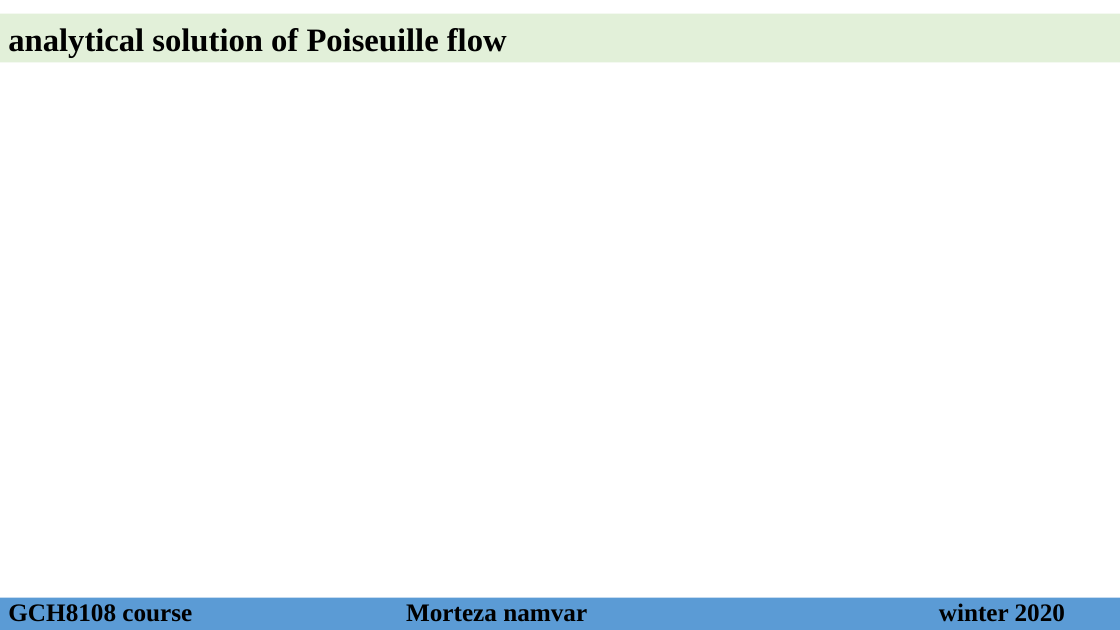
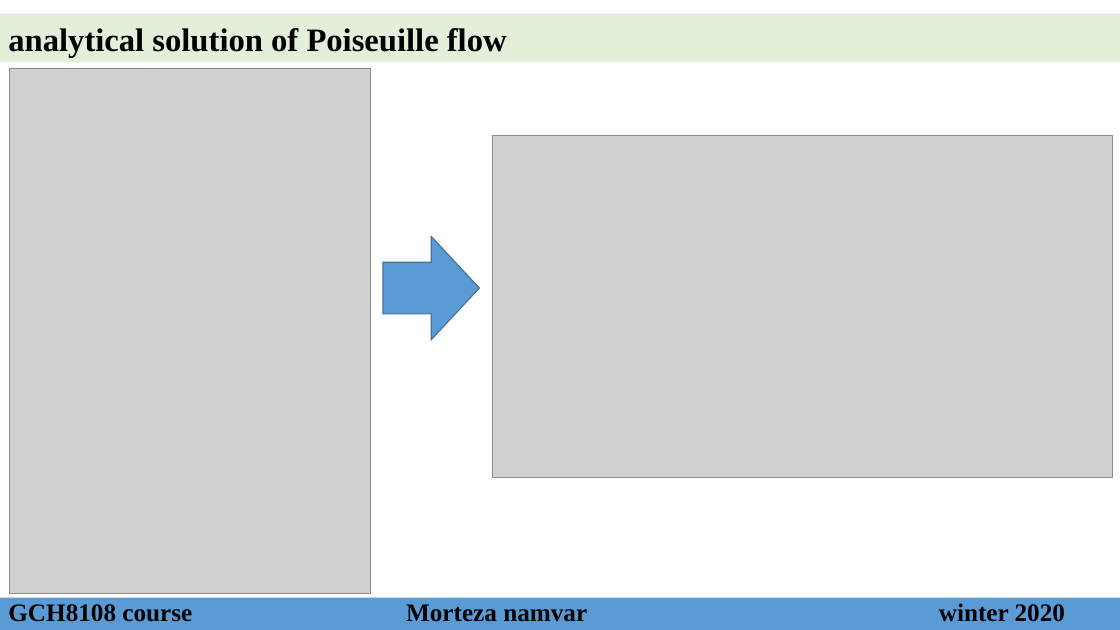
Before and after one commit to mnamvarcfd/numericalModelingCoursePLY, a slide deck: slide 1 of Homework 2/Doc/homework02.pptx. Drawn at 1120x630 pixels with LibreOffice and Linux fonts; fonts in the diff are those of the drawing; grey boxes stand for pictures. Boxes give left, top, right and bottom in pixels: in the first picture for what was removed or moved away, otherwise in the second. Text is boxed around its words. In the diff, an @@ line names an element or a change of style, - is before the commit and + after.

```diff
--- a/Homework 2/Doc/homework02.pptx
+++ b/Homework 2/Doc/homework02.pptx
@@ picture added at [10, 68, 371, 594] @@
@@ picture added at [492, 135, 1113, 477] @@
@@ right arrow added at [383, 236, 480, 339], fill #5B9BD5, outline #43739E 1 pt @@
```
Also in this commit, not shown: 1 other slide changed, 18 other files.
